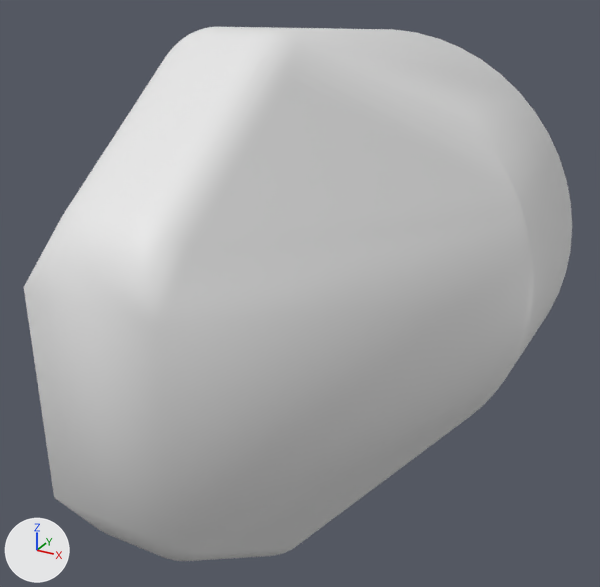
A saved change to the OBJ model robotiq_2f_85_gripper_visualization/meshes/collision/robotiq_arg2f_85_base_link.obj.
Before and after are seen from a 50 mm camera at (0.0634, -0.1546, 0.0549) aimed at (0.002, -0.043, -0.0009). Lighting does not change. The marker at lower left points along +X, +Y and +Z. Where no turn or scale is listed for an object, it has been applied to the vertices.

Script lines for the objects in view, before the commit:
```python
me_robotiq_arg2f_85_base_link = bpy.data.meshes.new('robotiq_arg2f_85_base_link')
me_robotiq_arg2f_85_base_link.from_pydata(...)  # 865 vertices, 1726 faces; spans x -0.0375..0.0375, y -0.09..0.0027, z -0.0424..0.0424
me_robotiq_arg2f_85_base_link.polygons.foreach_set('use_smooth', [True] * 1726)
ob_robotiq_arg2f_85_base_link = bpy.data.objects.new('robotiq_arg2f_85_base_link', me_robotiq_arg2f_85_base_link)
ob_robotiq_arg2f_85_base_link.location = (0.0, 0.0, 0.0)
```
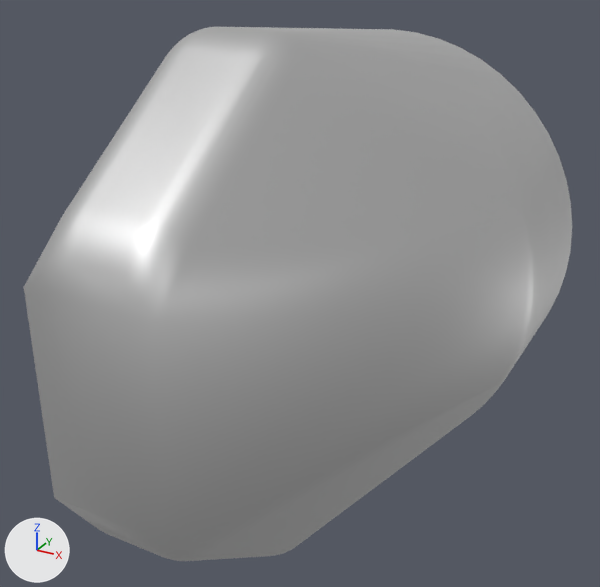
Changed parts and their boxes [x1, y1, x2, y2] in the pictures (600 x 587 px; the box of a moved part takes in the faces that stretch with it):
```json
{"part": 1, "of": "me_robotiq_arg2f_85_base_link", "change": "moved or reshaped", "before": [86, 27, 280, 221], "after": [86, 27, 280, 221]}
{"part": 2, "of": "me_robotiq_arg2f_85_base_link", "change": "recoloured", "before": [24, 27, 570, 560], "after": [24, 27, 570, 560]}
```

The change, as JSON lines over the scene's bpy script:
```json
{"op": "add", "block": "mat_chrome", "code": ["mat_chrome = principled_material('Chrome')", "mat_chrome.base_color = (0.5, 0.5, 0.5)  # grey #bcbcbc", "mat_chrome.metallic = 1.0", "mat_chrome.roughness = 0.526", "mat_chrome.emission_color = (0.0947, 0.0947, 0.0947)  # dark grey #575757", "mat_chrome.emission_strength = 1.0"]}
{"block": "me_robotiq_arg2f_85_base_link", "where": "me_robotiq_arg2f_85_base_link.from_pydata(...)  # 865 vertices, 1726 faces; spans x -0.0375..0.0375, y -0.09..0.0027, z -0.0424..0.0424"}
{"block": "me_robotiq_arg2f_85_base_link", "where": "# used by ob_robotiq_arg2f_85_base_link; location = (0.0, 0.0, 0.0)"}
{"block": "me_robotiq_arg2f_85_base_link", "change": "me_robotiq_arg2f_85_base_link part 1"}
{"block": "me_robotiq_arg2f_85_base_link", "change": "28 faces are deleted"}
{"block": "me_robotiq_arg2f_85_base_link", "change": "28 new faces join them"}
{"block": "me_robotiq_arg2f_85_base_link", "change": "me_robotiq_arg2f_85_base_link part 2: 1692 faces spanning x -0.0375..0.0375, y -0.09..0.0027, z -0.0424..0.0424 switch from no material to mat_chrome (grey #bcbcbc)"}
{"block": "me_robotiq_arg2f_85_base_link", "change": "me_robotiq_arg2f_85_base_link part 3: the surface is now shaded flat"}
```
